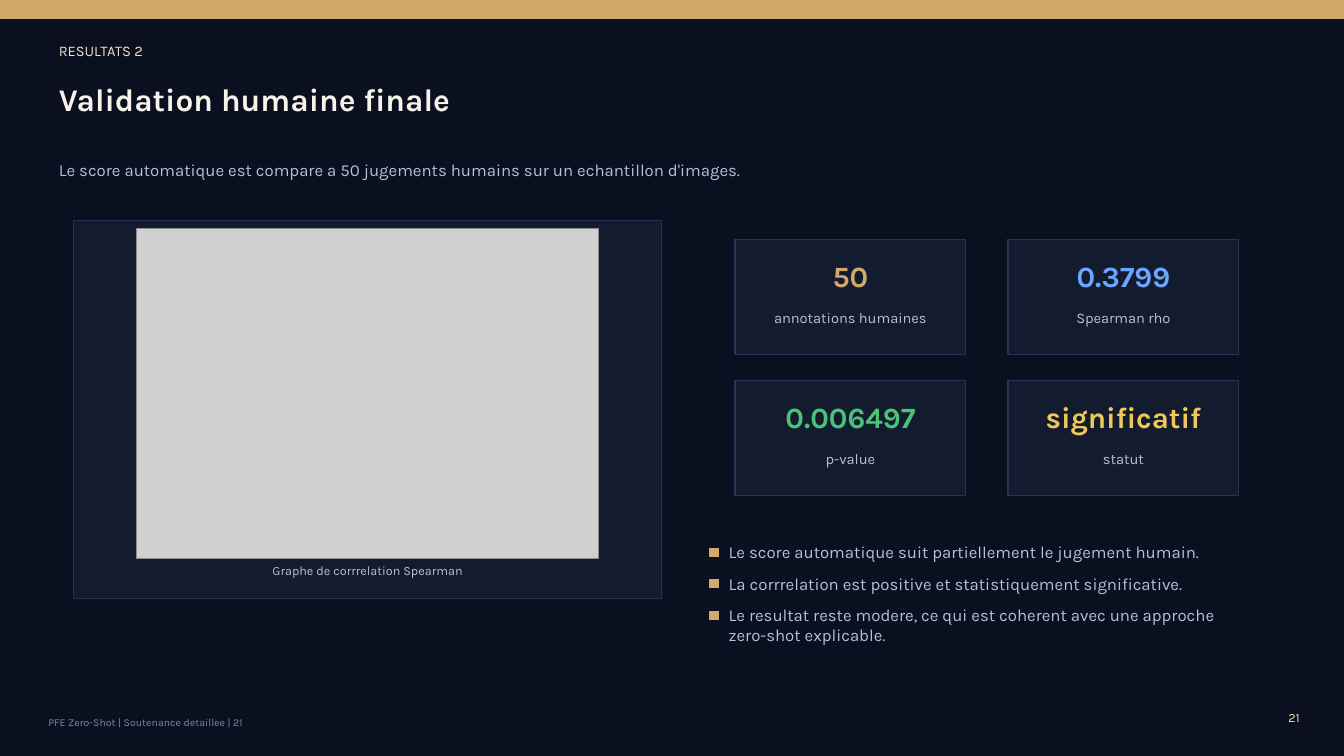
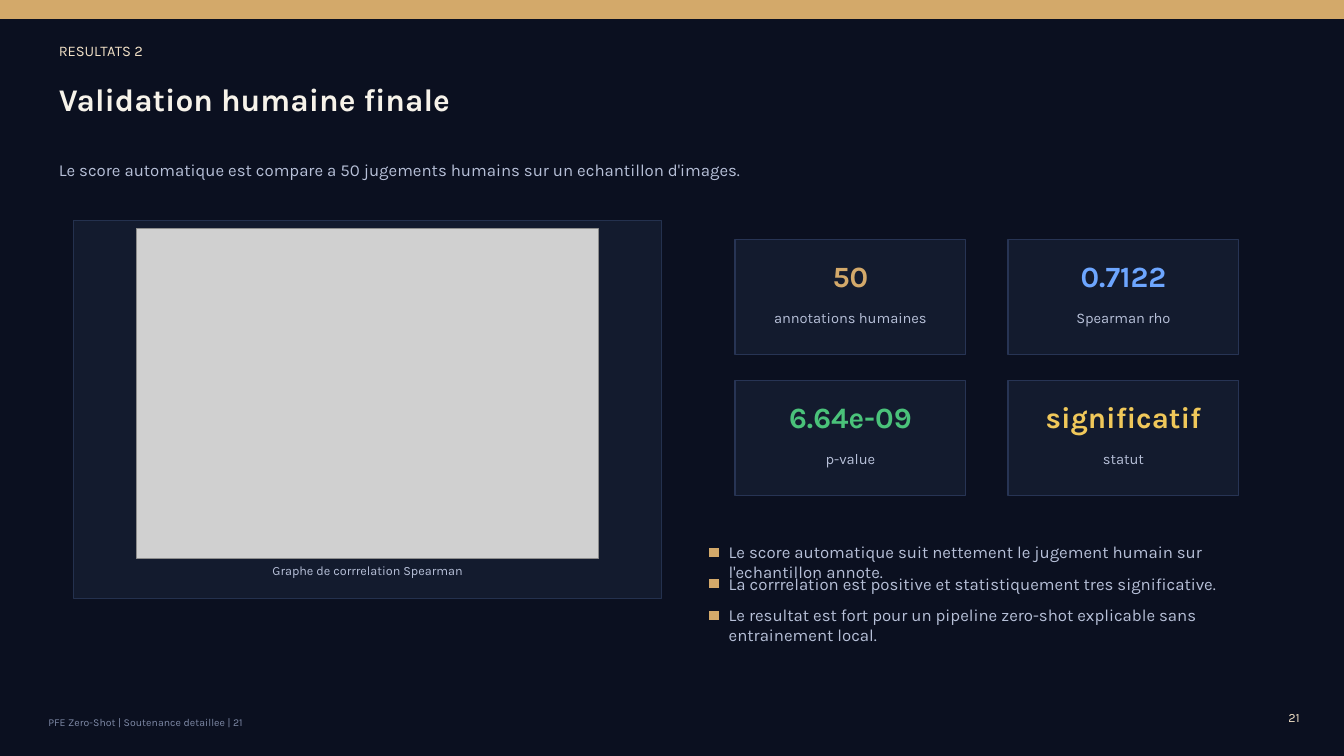
Before and after one commit to d0uaee/ecommerce-image-quality-cv, a slide deck: slide 21 of deliverables/presentation_soutenance_pfe_zero_shot_1h.pptx. Drawn at 1344x756 pixels with LibreOffice and Linux fonts; fonts in the diff are those of the drawing; grey boxes stand for pictures. Boxes give left, top, right and bottom in pixels: in the first picture for what was removed or moved away, otherwise in the second. Text is boxed around its words. In the diff, an @@ line names an element or a change of style, - is before the commit and + after.

```diff
--- a/deliverables/presentation_soutenance_pfe_zero_shot_1h.pptx
+++ b/deliverables/presentation_soutenance_pfe_zero_shot_1h.pptx
@@ text at (1081, 267, 1167, 288): text changed @@
-0.3799
+0.7122
@@ text at (789, 408, 912, 429): text changed @@
-0.006497
+6.64e-09
@@ text at (729, 546, 1202, 583): text changed @@
-Le score automatique suit partiellement le jugement humain.
+Le score automatique suit nettement le jugement humain sur l'echantillon annote.
@@ text at (729, 575, 1215, 594): text changed @@
-La corrrelation est positive et statistiquement significative.
+La corrrelation est positive et statistiquement tres significative.
@@ text at (729, 609, 1196, 641): text changed @@
-Le resultat reste modere, ce qui est coherent avec une approche zero-shot explicable.
+Le resultat est fort pour un pipeline zero-shot explicable sans entrainement local.
```
Also in this commit, not shown: 1 other slide changed.
